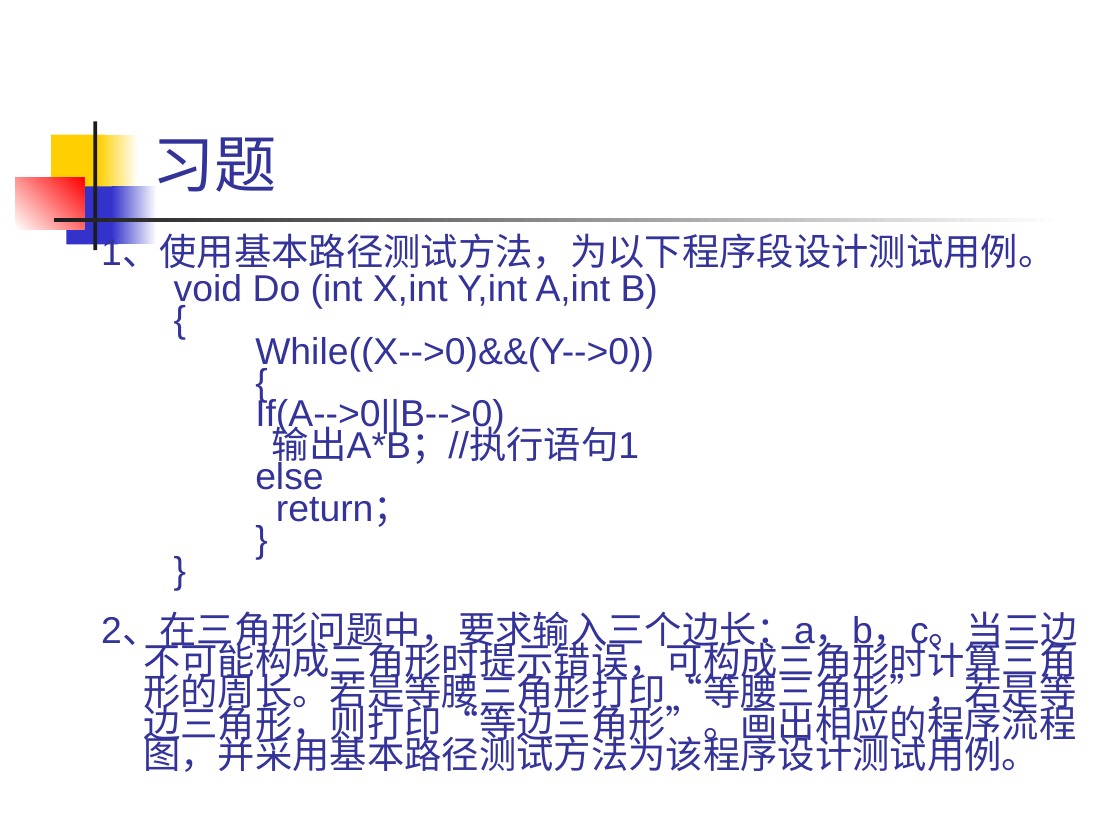
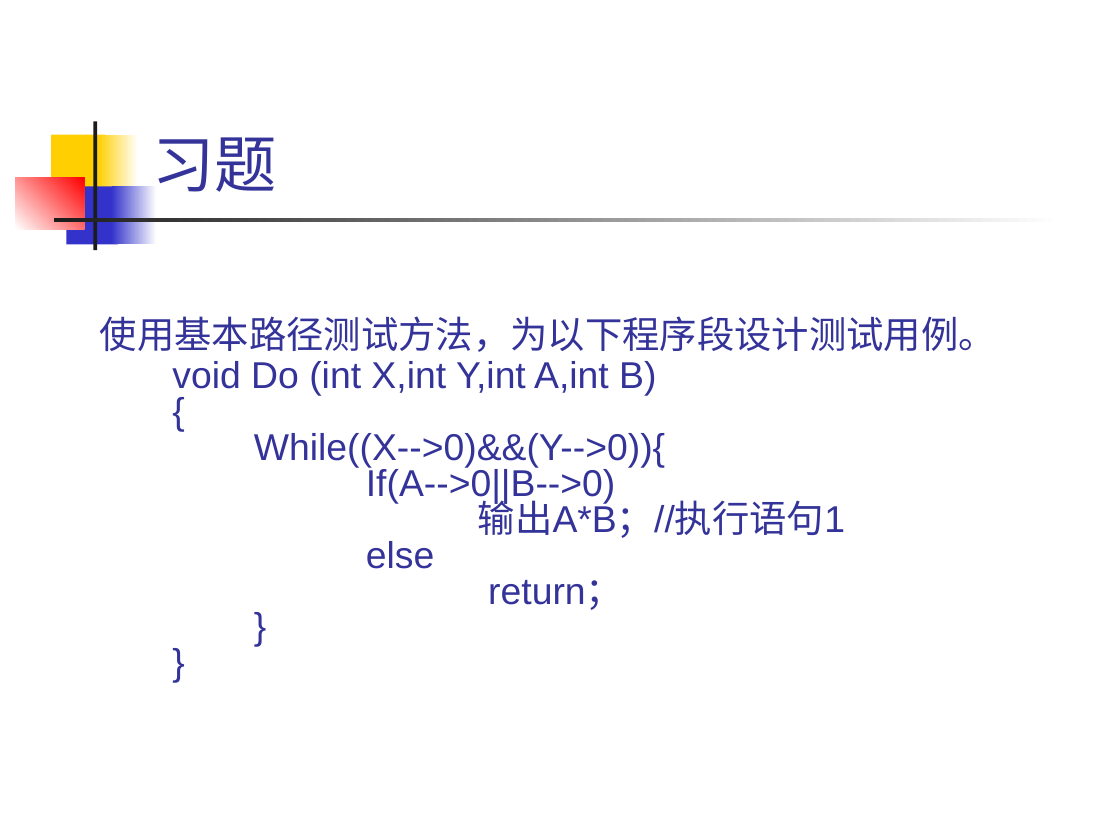
Before and after one commit to 1-518/Three-Kindoms, a slide deck: slide 30 of 白盒黑盒/白盒测试技术/白盒测试技术.ppt (slide 33 before the commit). Drawn at 1120x840 pixels with LibreOffice and Linux fonts; fonts in the diff are those of the drawing. Boxes give left, top, right and bottom in pixels: in the first picture for what was removed or moved away, otherwise in the second. Text is boxed around its words. In the diff, an @@ line names an element or a change of style, - is before the commit and + after.

```diff
--- a/白盒黑盒/白盒测试技术/白盒测试技术.ppt
+++ b/白盒黑盒/白盒测试技术/白盒测试技术.ppt
@@ text "使用基本路径测试方法，为以下程序段设计测试用例。": place and size @@
-text "使用基本路径测试方法，为以下程序段设计测试用例。" at (101, 236, 1078, 772)
+text "使用基本路径测试方法，为以下程序段设计测试用例。" at (100, 316, 996, 610)
@@ text at (100, 316, 996, 352): text changed @@
-1、使用基本路径测试方法，为以下程序段设计测试用例。
+使用基本路径测试方法，为以下程序段设计测试用例。
@@ text at (172, 361, 845, 610): line spacing 0.7 to 0.8 @@
@@ text at (254, 433, 665, 468): text changed @@
-While((X-->0)&&(Y-->0))
-{
+While((X-->0)&&(Y-->0)){
@@ text at (101, 613, 1078, 772): paragraph removed @@
-2、在三角形问题中，要求输入三个边长：a，b，c。当三边不可能构成三角形时提示错误，可构成三角形时计算三角形的周长。若是等腰三角形打印“等腰三角形”，若是等边三角形，则打印“等边三角形”。画出相应的程序流程图，并采用基本路径测试方法为该程序设计测试用例。
```
Also in this commit, not shown: 13 other slides changed, 1 slide added, 4 slides removed, 1 other file.
